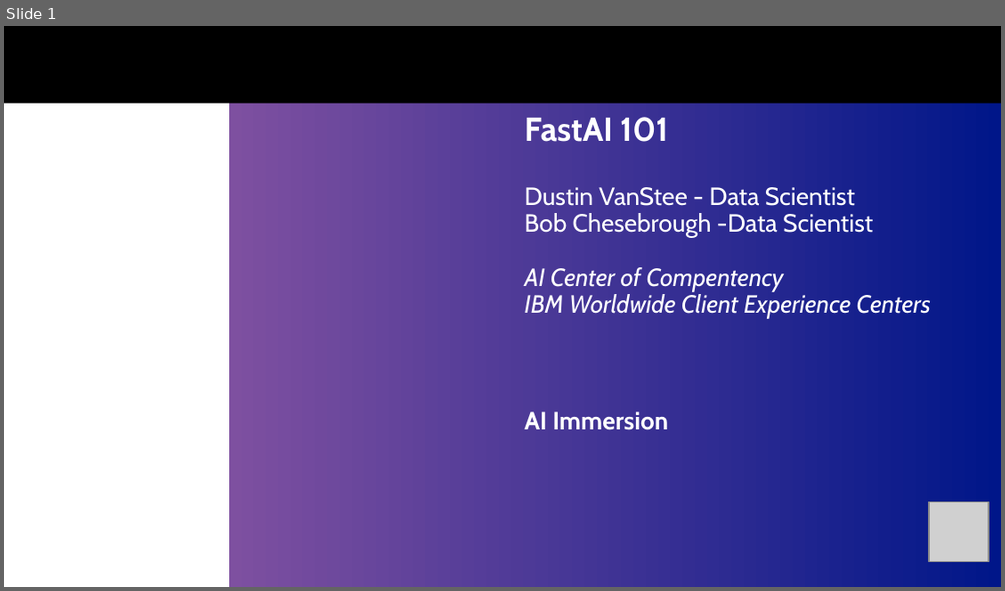
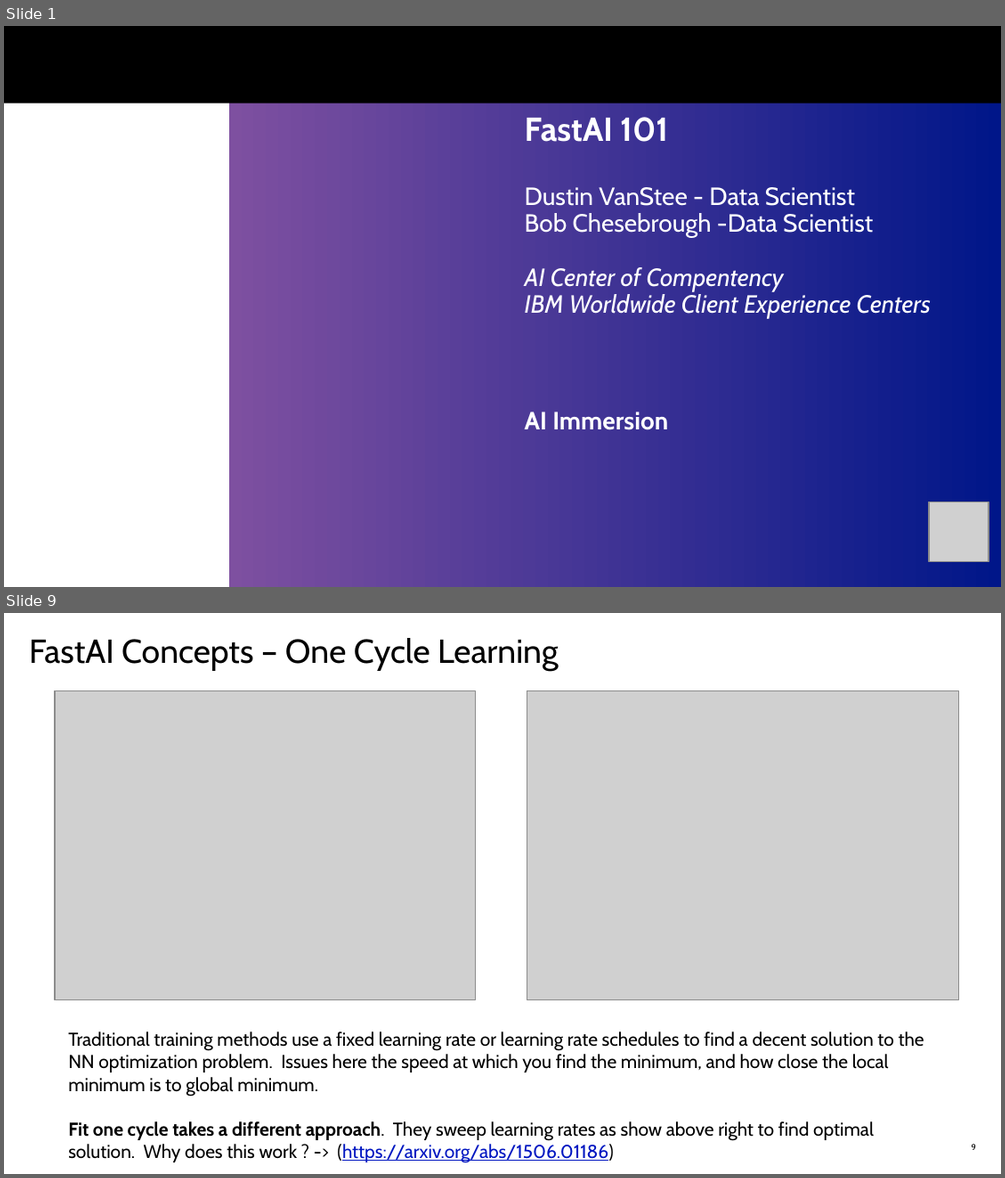
Before and after one commit to dustinvanstee/aicoc-ai-immersion, a slide deck: FastAI/FastAI-101.pptx. Shown one above the other, each under a label of ours: slide 1 before the commit, slides 1 and 9 after it; the slides between them are not shown. The pictures are 1005x591 and 1005x1178 pixels, drawn with LibreOffice and Linux fonts; fonts in the diff are those of the drawing; grey boxes stand for pictures; background and template pictures are left out. Boxes give left, top, right and bottom in pixels: in the first picture for what was removed or moved away, otherwise in the second. Text is boxed around its words. In the diff, an @@ line names an element or a change of style, - is before the commit and + after.

```diff
--- a/FastAI/FastAI-101.pptx
+++ b/FastAI/FastAI-101.pptx
@@ slide 9 added at [4,613,1001,1174], background #FFFFFF @@
@@ title added at [29,638,558,671], 24 pt, text #000000 @@
+FastAI Concepts – One Cycle Learning
@@ picture added at [55,690,476,1000] @@
@@ picture added at [526,690,958,1000] @@
@@ text added at [68,1031,924,1163], 13.5 pt, text #000000 @@
+Traditional training methods use a fixed learning rate or learning rate schedules to find a decent solution to the NN optimization problem. Issues here the speed at which you find the minimum, and how close the local minimum is to global minimum.
+Fit one cycle takes a different approach. They sweep learning rates as show above right to find optimal solution. Why does this work ? -> (https://arxiv.org/abs/1506.01186)
@@ page number added at [971,1143,976,1150], 6 pt, text #000000 @@
+9
```
Also in this commit, not shown: 1 slide changed, 9 other slides added, 1 slide removed, 2 other files.
